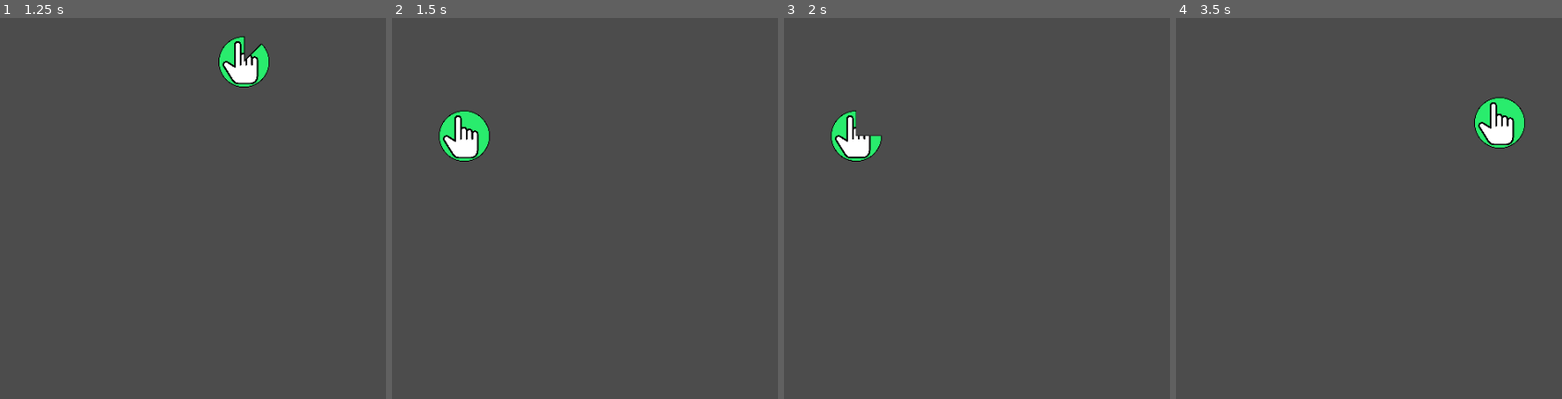
Above: before the commit, frames 1-4 (left to right).
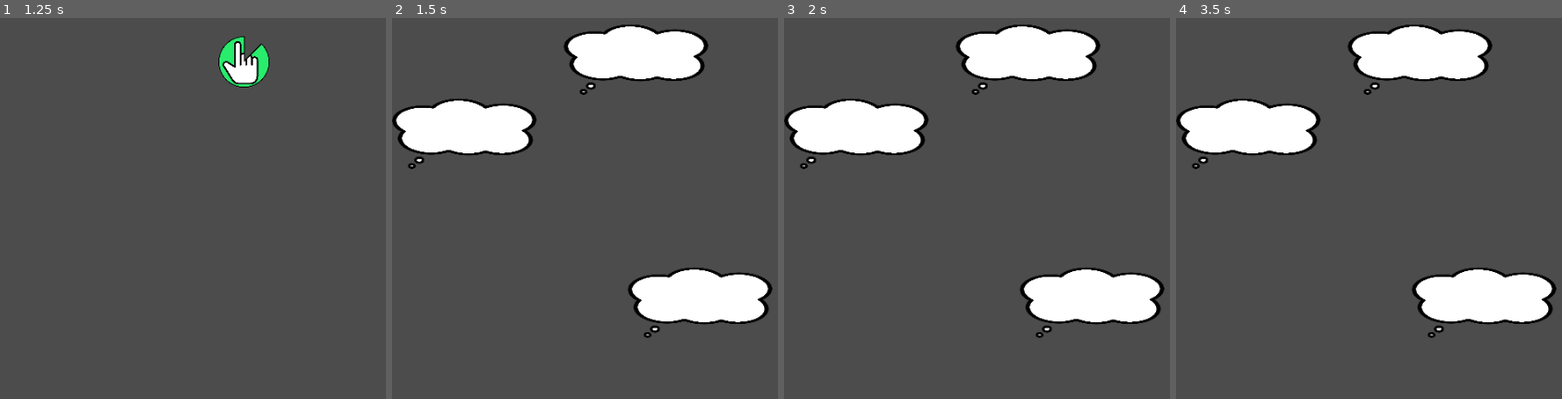
Above: after the commit, the same moments.

Repository: ChiaBurn/5thDiyGameJam-Surprise
Game: Godot game, scene res://Main.tscn
Same seed, same stepped clock (60 frames per second), same inputs: the game is played once before the commit and once after it.
Inputs (mouse positions are in pixels of both pictures, inside the frame that each line leads up to):
- Up to frame 1 (1.25 s): tap Enter at 0.5 s; move the mouse to (308, 303) at 0.52 s; click (308, 303) at 0.67 s
- Up to frame 2 (1.5 s): move the mouse to (635, 63) at 1.27 s; click (635, 63) at 1.42 s
- Up to frame 3 (2 s): no input
- Up to frame 4 (3.5 s): move the mouse to (outside the picture) at 2.02 s; click (outside the picture) at 2.17 s; move the mouse to (1361, 322) at 2.77 s; click (1361, 322) at 2.92 s

Frame 1 is identical in both runs. In frame 2, 14% of the frame differs, in the area x 0-99%, y 1-84%; in frame 3, 14%; in frame 4, 15%.

Commit message:
show key selection and detect click

Diff:
--- a/Key.json
+++ b/Key.json
@@ -1,61 +1,61 @@
 {
     "start": [
         {
-            "code": "creative", "value": "發揮創意"
+            "code": "creative", "value": "發揮創意", "position": "A"
         },
         {
-            "code": "passion", "value": "喜好添加"
+            "code": "passion", "value": "喜好添加", "position": "B"
         },
         {
-            "code": "perfect", "value": "完美還原"
+            "code": "perfect", "value": "完美還原", "position": "C"
         }
     ],
     "creative": [
         {
-            "code": "creative_soul", "value": "靈魂創作"
+            "code": "creative_soul", "value": "靈魂創作", "position": "D"
         },
         {
-            "code": "creative_cute", "value": "可愛正義"
+            "code": "creative_cute", "value": "可愛正義", "position": "E"
         }
     ],
     "creative_soul": [
         {
-            "code": "creative_soul_meow", "value": "喵喵喵"
+            "code": "creative_soul_meow", "value": "喵喵喵", "position": "F"
         },
         {
-            "code": "creative_soul_power", "value": "力與美"
+            "code": "creative_soul_power", "value": "力與美", "position": "G"
         }
     ],
     "creative_cute": [
         {
-            "code": "creative_cute_chick", "value": "可愛小雞"
+            "code": "creative_cute_chick", "value": "可愛小雞", "position": "H"
         },
         {
-            "code": "creative_cute_kitty", "value": "可愛小貓"
+            "code": "creative_cute_kitty", "value": "可愛小貓", "position": "A"
         }
     ],
     "passion": [
         {
-            "code": "passion_nekomimi", "value": "貓耳哈斯哈斯"
+            "code": "passion_nekomimi", "value": "貓耳哈斯哈斯", "position": "E"
         },
         {
-            "code": "passion_furry", "value": "獸控之力"
+            "code": "passion_furry", "value": "獸控之力", "position": "C"
         }
     ],
     "passion_nekomimi": [
         {
-            "code": "passion_nekomimi_girl", "value": "貓娘哈斯哈斯"
+            "code": "passion_nekomimi_girl", "value": "貓娘哈斯哈斯", "position": "G"
         },
         {
-            "code": "passion_nekomimi_maid", "value": "女僕哈斯哈斯"
+            "code": "passion_nekomimi_maid", "value": "女僕哈斯哈斯", "position": "D"
         }
     ],
     "passion_furry": [
         {
-            "code": "passion_furry_shota", "value": "UWU"
+            "code": "passion_furry_shota", "value": "UWU", "position": "H"
         },
         {
-            "code": "passion_furry_power", "value": "POWER!"
+            "code": "passion_furry_power", "value": "POWER!", "position": "F"
         }
     ]
 }
--- a/Main.gd
+++ b/Main.gd
@@ -6,6 +6,7 @@
 export var fail_max_count: int = 5
 
 var current_quest_index: int = 0
+var current_key_code: String = "start"
 var fail_count: int = 0
 onready var position = {
 	"A": $PositionA,
@@ -30,14 +31,31 @@
 		"position": "B"
 	},
 	{
+		"type": "Key",
+		"life": 5000
+	},
+	{
 		"type": "Click",
 		"life": 2000,
 		"position": "C"
 	},
 	{
-		"type": "Click",
-		"life": 1000,
-		"position": "D"
+		"type": "Key",
+		"life": 5000
+	},
+	{
+		"type": "Click",
+		"life": 1000,
+		"position": "G"
+	},
+	{
+		"type": "Click",
+		"life": 1000,
+		"position": "H"
+	},
+	{
+		"type": "Key",
+		"life": 5000
 	},
 	{
 		"type": "Click",
@@ -47,34 +65,76 @@
 	{
 		"type": "Click",
 		"life": 1000,
-		"position": "F"
-	},
-	{
-		"type": "Click",
-		"life": 700,
-		"position": "G"
-	},
-	{
-		"type": "Click",
-		"life": 700,
-		"position": "H"
-	},
-	{
-		"type": "Click",
-		"life": 700,
-		"position": "E"
-	},
-	{
-		"type": "Click",
-		"life": 500,
 		"position": "B"
 	},
 	{
 		"type": "Click",
-		"life": 500,
+		"life": 1000,
 		"position": "C"
 	}
 ]
+
+const keys = {
+	"start": [
+		{
+			"code": "creative", "value": "發揮創意", "position": "A"
+		},
+		{
+			"code": "passion", "value": "喜好添加", "position": "B"
+		},
+		{
+			"code": "perfect", "value": "完美還原", "position": "C"
+		}
+	],
+	"creative": [
+		{
+			"code": "creative_soul", "value": "靈魂創作", "position": "D"
+		},
+		{
+			"code": "creative_cute", "value": "可愛正義", "position": "E"
+		}
+	],
+	"creative_soul": [
+		{
+			"code": "creative_soul_meow", "value": "喵喵喵", "position": "F"
+		},
+		{
+			"code": "creative_soul_power", "value": "力與美", "position": "G"
+		}
+	],
+	"creative_cute": [
+		{
+			"code": "creative_cute_chick", "value": "可愛小雞", "position": "H"
+		},
+		{
+			"code": "creative_cute_kitty", "value": "可愛小貓", "position": "A"
+		}
+	],
+	"passion": [
+		{
+			"code": "passion_nekomimi", "value": "貓耳哈斯哈斯", "position": "E"
+		},
+		{
+			"code": "passion_furry", "value": "獸控之力", "position": "C"
+		}
+	],
+	"passion_nekomimi": [
+		{
+			"code": "passion_nekomimi_girl", "value": "貓娘哈斯哈斯", "position": "G"
+		},
+		{
+			"code": "passion_nekomimi_maid", "value": "女僕哈斯哈斯", "position": "D"
+		}
+	],
+	"passion_furry": [
+		{
+			"code": "passion_furry_shota", "value": "UWU", "position": "H"
+		},
+		{
+			"code": "passion_furry_power", "value": "POWER!", "position": "F"
+		}
+	]
+}
 
 # Called when the node enters the scene tree for the first time.
 func _ready():
@@ -93,6 +153,13 @@
 		return
 	go_next_quest()
 
+func on_select_key(code):
+	print("select key:", code)
+	current_key_code = code
+	get_tree().call_group("keys", "queue_free")
+	go_next_quest()
+
+
 func end_game():
 	print("Game over! current index:", current_quest_index)
 
@@ -102,7 +169,6 @@
 		end_game()
 		return
 	show_current_quest()
-
 
 func show_current_quest():
 	var quest = quests[current_quest_index]
@@ -128,8 +194,25 @@
 
 func show_key(quest):
 	# TODO: show key
-	print("show_key:", quest)
-	pass
+	print("current_key_code:", current_key_code)
+	var current_key_selection = keys.get(current_key_code)
+	print("current_key:", current_key_selection)
+
+	if(current_key_selection == null):
+		print("no more key object!")
+		go_next_quest()
+		return
+
+	for selection in current_key_selection:
+		show_key_selection(selection)
+
+func show_key_selection(selection):
+	print("append selection: ", selection)
+	var key = key_scene.instance()
+	var position_node = position[selection.position]
+	key.position = position_node.position
+	key.set_code_and_value(selection.code, selection.value)
+	add_child(key);
 
 func show_event(quest):
 	# TODO: show event
--- a/Main.tscn
+++ b/Main.tscn
@@ -1,11 +1,13 @@
-[gd_scene load_steps=3 format=2]
+[gd_scene load_steps=4 format=2]
 
 [ext_resource path="res://Main.gd" type="Script" id=1]
 [ext_resource path="res://Quest Object/Click.tscn" type="PackedScene" id=2]
+[ext_resource path="res://Quest Object/Key.tscn" type="PackedScene" id=3]
 
 [node name="Main" type="Node"]
 script = ExtResource( 1 )
 click_scene = ExtResource( 2 )
+key_scene = ExtResource( 3 )
 
 [node name="PositionA" type="Position2D" parent="."]
 position = Vector2( 375, 607 )
--- a/Quest Object/Click.gd
+++ b/Quest Object/Click.gd
@@ -3,6 +3,9 @@
 signal fail
 
 var life_ms : float
+
+func set_life_ms(millisecond):
+	life_ms = millisecond
 
 # Called when the node enters the scene tree for the first time.
 func _ready():
@@ -12,18 +15,13 @@
 	$AnimatedSprite.set_speed_scale(speed_scale)
 	$AnimatedSprite.playing = true
 
-func set_life_ms(millisecond):
-	life_ms = millisecond
-
 func emit_then_remove_self(signal_value):
 	hide()
 	emit_signal(signal_value)
 	queue_free()
 
 func _on_AnimatedSprite_animation_finished():
-	hide()
 	emit_then_remove_self("fail")
-	queue_free()
 
 func _on_Click_input_event(viewport, event, shape_idx):
 	if(event is InputEventMouseButton && event.pressed && event.button_index == BUTTON_LEFT):
--- /dev/null
+++ b/Quest Object/Key.gd
@@ -0,0 +1,20 @@
+extends Area2D
+signal select_key(code)
+
+var key_code: String
+var key_value: String
+
+
+func set_code_and_value(code, value):
+	key_code = code
+	key_value = value
+
+# Called when the node enters the scene tree for the first time.
+func _ready():
+	connect("select_key", get_parent(), "on_select_key")
+
+func _on_Key_input_event(viewport, event, shape_idx):
+	if(event is InputEventMouseButton && event.pressed && event.button_index == BUTTON_LEFT):
+		hide()
+		emit_signal("select_key", key_code)
+		queue_free()
--- /dev/null
+++ b/Quest Object/Key.tscn
@@ -0,0 +1,34 @@
+[gd_scene load_steps=5 format=2]
+
+[ext_resource path="res://Asset/Key.png" type="Texture" id=1]
+[ext_resource path="res://Quest Object/Key.gd" type="Script" id=2]
+
+[sub_resource type="CapsuleShape2D" id=1]
+radius = 32.0
+height = 112.0
+
+[sub_resource type="Theme" id=2]
+
+[node name="Key" type="Area2D" groups=["keys"]]
+position = Vector2( 214, 336 )
+script = ExtResource( 2 )
+
+[node name="Sprite" type="Sprite" parent="."]
+scale = Vector2( 0.125, 0.125 )
+texture = ExtResource( 1 )
+
+[node name="CollisionShape2D" type="CollisionShape2D" parent="."]
+position = Vector2( 1, -11 )
+rotation = 1.5708
+shape = SubResource( 1 )
+
+[node name="Label" type="Label" parent="."]
+margin_left = -64.0
+margin_top = -28.0
+margin_right = 68.0
+margin_bottom = 14.0
+theme = SubResource( 2 )
+text = "貓娘哈斯哈斯"
+autowrap = true
+
+[connection signal="input_event" from="." to="." method="_on_Key_input_event"]
Binary file added: Asset/Key.png
Not shown, added: Asset/Key.png.import
